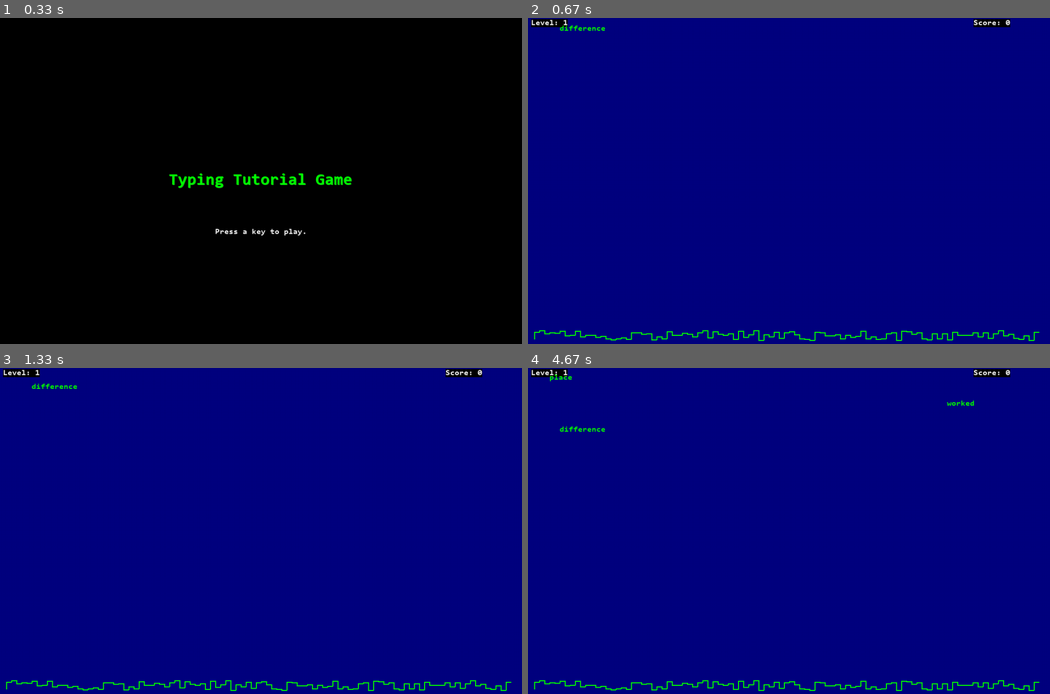
Above: before the commit, frames 1-4 (two rows, left to right).
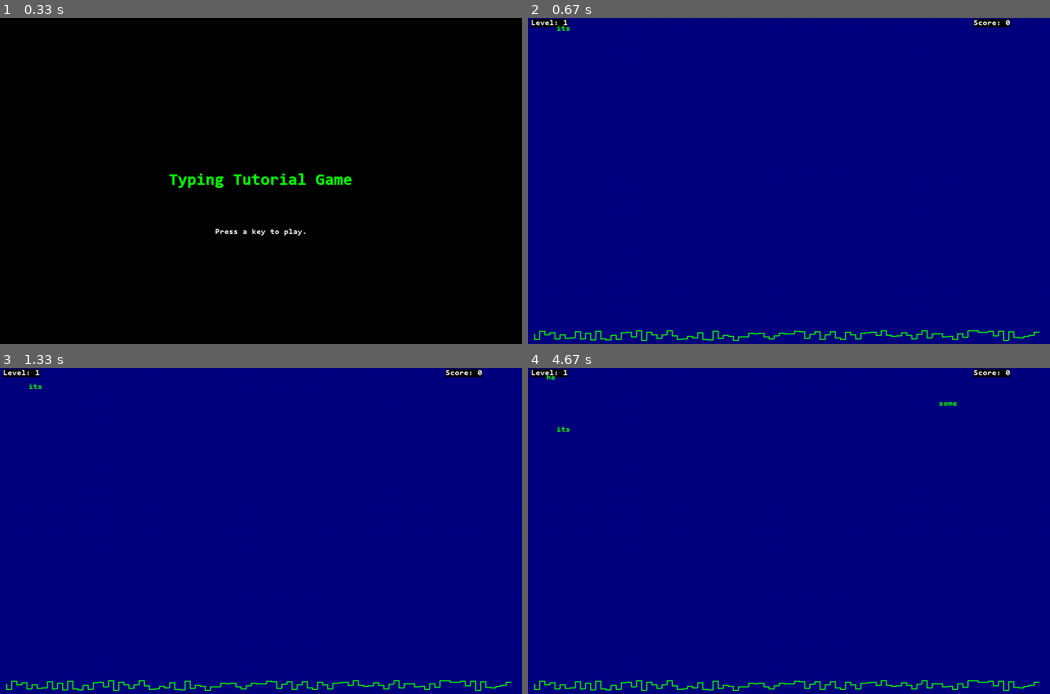
Above: after the commit, the same moments.

Repository: arynchoong/TypingTutorGame
Game: pygame game, started from python/src/game.py
Same seed, same stepped clock (60 frames per second), same inputs: the game is played once before the commit and once after it.
Inputs:
- Up to frame 1 (0.33 s): no input
- Up to frame 2 (0.67 s): tap Enter at 0.33 s
- Up to frame 3 (1.33 s): tap Space at 0.67 s
- Up to frame 4 (4.67 s): hold Esc from 4.5 s (still down)

Frame 1 is identical in both runs. In frame 2, 1.1% of the frame differs, in the area x 1-98%, y 2-100%; in frame 3, 1.1%; in frame 4, 1.3%, in the area x 1-98%, y 1-100%.

Commit message:
Code refactoring. Move cityline to object oriented

Diff:
--- a/python/src/game.py
+++ b/python/src/game.py
@@ -10,7 +10,7 @@
 from pygame.locals import *
 import math
 import random
-from words import *
+from objects import *
 
 #               R    G    B
 WHITE       = (255, 255, 255)
@@ -42,7 +42,7 @@
         self.fpsclock = pygame.time.Clock()
         self.add_timeout = 2000 # start with 2 seconds
         self.ydelta = 1
-        self.levels = 30 # number of levels in the game
+        self.game_object = None
         self.wordlist = self.init_words()
         self.levelwordcount = 1000
         self.levelwords = None
@@ -54,8 +54,6 @@
         self.level = 1
         self.score = 0
         self.high_score = 0
-        self.falling = None # active gameplay words
-        self.cityline = None
 
     def on_init(self):
         pygame.init()
@@ -95,7 +93,7 @@
             text = 'Game Over'
         elif self.state == SCORE:
             self.draw_status()
-            text = 'Score'
+            text = 'Score: ' + str(self.score)
         else:
             text = 'Playing'
         # This function displays large text in the
@@ -110,6 +108,13 @@
         titleRect.center = (int(self.width / 2)-1, int(self.height / 2)-1)
         self._display_surf.blit(titleSurf, titleRect)
 
+        if self.state == GAMEOVER:
+            text = 'Score: ' + str(self.score)
+            # Draw score
+            titleSurf, titleRect = self.text_objs(text, self.bigfont, GREEN)
+            titleRect.center = (int(self.width / 2), int(self.height / 2) - 100)
+            self._display_surf.blit(titleSurf, titleRect)
+
         # Draw the additional "Press a key to play." text.
         pressKeySurf, pressKeyRect = self.text_objs('Press a key to play.', self.font, WHITE)
         pressKeyRect.center = (int(self.width / 2), int(self.height / 2) + 100)
@@ -142,11 +147,13 @@
         return words_list
 
     def set_level_words(self, level):
-        if(20+(10*level) >= len(self.wordlist)):
+        if(20+(5*level) >= len(self.wordlist)):
             self.levelwords = self.wordlist.copy()
         else:
-            if len(self.wordlist) > (self.levelwordcount * level):
-                words = self.wordlist[:(self.levelwordcount * level)]
+            if len(self.wordlist) > (100+(self.levelwordcount * (level-1))):
+                words = self.wordlist[:(100+(self.levelwordcount * (level-1)))]
+            else:
+                words = self.wordlist
             # Randomly select, makesure there is no duplicate first char
             self.levelwords = []
             firstchar = []
@@ -158,6 +165,8 @@
                     firstchar.append(word[0])
                     self.levelwords.append(word)
                     i+=1
+                if len(firstchar)>20:
+                    firstchar = firstchar[-15:]
         return
 
     def text_objs(self, text, font, color):
@@ -172,8 +181,7 @@
         self.add_timeout = 2000
         while(self.state != GAMEOVER):
             self.set_level_words(self.level)
-            self.words = Words(self.levelwords)
-            self.init_cityline()
+            self.game_object = Objects(self.levelwords)
             self.keyhit = None
             while (self.state == PLAYING):
                 for event in pygame.event.get():
@@ -183,7 +191,7 @@
                 self.game_render()
                 self.fpsclock.tick(self.fps)
             # add delay and clear event queue from game
-            pygame.time.wait(100)
+            pygame.time.wait(500)
             pygame.event.clear()
             while (self.state == SCORE):
                 self.render_screen()
@@ -191,22 +199,13 @@
 
     def game_loop(self):
         # cityline
-        if all(flag == 0 for (flag, y) in self.cityline):
+        if self.game_object.is_gameover():
             self.state = GAMEOVER
             return
-
         # words
-        self.words.move(self.ydelta)
-        # check for cityline collision and remove
-        collision = [w for w in self.words.game_words if w.get_y() >= BOUNDY]
-        for w in collision:
-            startidx = int((w.get_x()-MARGINX) / 10)
-            endidx = (startidx + int((FONTWIDTH * w.get_len()) / 10))
-            for i in range(startidx, endidx+1):
-                self.cityline[i][0] = 0
-        self.words.cleanup()
-
-        if self.words.isEmpty():
+        self.game_object.move(self.ydelta)
+
+        if self.game_object.isEmpty():
             # level up
             self.level += 1
             self.state = SCORE
@@ -218,41 +217,17 @@
                 self.add_timeout -= 150
         else:
             self.game_add_word()
+            if self.typingflag:
+                if all(w.typedidx < 0 for w in self.game_object.game_words):
+                    self.typingflag = False
         return
 
     def game_add_word(self):
-        # calculate list of 10 city blocks available
-        avail_block = []
-        for idx, block in enumerate(self.cityline):
-            if block[0] == 1:
-                avail_block.append(idx)
-
-        if not self.words.game_words:
-            self.words.add_word(avail_block)
-            self.last_add = pygame.time.get_ticks()
-        else:
-            if ((pygame.time.get_ticks() - self.last_add)
-                  > self.add_timeout):
-                avail_block = self.check_words_city(avail_block)
-                self.words.add_word(avail_block)
+        if not self.game_object.game_words or \
+           ((pygame.time.get_ticks() - self.last_add) > self.add_timeout):
+            if self.game_object.add_word():
                 self.last_add = pygame.time.get_ticks()
-            if self.typingflag:
-                if all(w.typedidx < 0 for w in self.words.game_words):
-                    self.typingflag = False
-        return
-
-    def check_words_city(self, avail_block):
-        new_avail = avail_block.copy()
-        # remove blocks with words above them
-        for word in self.words.game_words:
-            startidx = int((word.get_x()-(MARGINX))/10)
-            endidx = startidx + int(word.get_len()/10)
-            for idx in range(startidx,endidx+1):
-                if idx in new_avail:
-                    new_avail.remove(idx)
-        if new_avail:
-            return new_avail
-        return avail_block
+        return
 
     def game_render(self):
         self._display_surf.fill(BLUE)
@@ -260,7 +235,7 @@
 
         # RENDER WORDS
         del_list = []
-        for word in self.words.game_words:
+        for word in self.game_object.game_words:
             if(word.typedidx > -1):
                 # typed
                 wordSurf, wordRect = self.text_objs(
@@ -281,13 +256,13 @@
                 self._display_surf.blit(wordSurf, wordRect)
 
         # RENDER CITYLINE
-        for i in range(1,len(self.cityline)):
-            if (self.cityline[i][0]==0):
+        for i in range(1, len(self.game_object.cityline)):
+            if (self.game_object.cityline.get_block(i).get_flag()==False):
                 continue
             startx = ((i-1)*10) + MARGINX*2
-            starty = 612 + self.cityline[i-1][1]
+            starty = 612 + self.game_object.cityline.get_block(i-1).get_height()
             endx = (i*10) + MARGINX*2
-            endy = 612 + self.cityline[i][1]
+            endy = 612 + self.game_object.cityline.get_block(i).get_height()
             pygame.draw.lines(self._display_surf, GREEN, False,
                              [(startx,starty), (startx,endy), (endx,endy)],
                              2)
@@ -315,9 +290,9 @@
     def game_event(self, event):
         if event.type == QUIT:
             self._running = False
-        if event.type == TEXTINPUT:
+        elif event.type == TEXTINPUT:
             self.keyhit = event.text
-        if event.type == KEYUP:
+        elif event.type == KEYUP:
             if event.key == K_ESCAPE:
                 self.state = GAMEOVER
 
@@ -325,32 +300,25 @@
         if not self.keyhit:
             return
         if(self.typingflag):
-            for word in self.words.game_words:
+            for word in self.game_object.game_words:
                 if word.typedidx != -1:
                     if word.text[word.typedidx+1] == self.keyhit:
                         if (word.typed() == False):
                             self.typingflag = False
-                            self.score += word.get_len()
+                            self.score += len(word)
                     else:
                         word.typed_reset()
                         self.typingflag = False
         else:
-            for word in self.words.game_words:
+            for word in self.game_object.game_words:
                 if word.text[0] == self.keyhit:
                     if(word.typed() != False):
                         self.typingflag = True
                     else:
                         self.score += 1
                     break
-        self.words.cleanup()
+        self.game_object.cleanup()
         self.keyhit = None
-        return
-
-    def init_cityline(self):
-        self.cityline = []
-        for i in range(int((self.width-MARGINX*2)/10)):
-            self.cityline.append([1, random.randint(1,20)])
-        self.cityline[-1][0] = 0
         return
 
 
--- /dev/null
+++ b/python/src/objects.py
@@ -0,0 +1,208 @@
+#!/usr/bin/env python3
+# -*- coding: utf-8 -*-
+"""
+Created on Mon Jul 15 22:29:17 2019
+
+@author: arynchoong
+Game objects
+"""
+import random
+
+SCREENWIDTH = 1024
+STARTY = 20
+MARGINX = 6
+BOUNDY = 600
+FONTWIDTH = 9 # based on Consolas Bold 16 pt font size
+
+class Word:
+    def __init__(self, word):
+        self.text = word
+        self.len = len(self.text)
+        self.x = 0
+        self.y = 6
+        self.typedidx = -1
+        self.surf = None
+        self.rect = None
+
+    def get_x(self):
+        return self.x
+    def set_x(self, x):
+        self.x = x
+        return
+    def get_y(self):
+        return self.y
+    def __len__(self):
+        return self.len
+    def move(self, delta):
+        self.y += delta
+        return self.y
+    def typed(self):
+        self.typedidx += 1
+        if (self.typedidx >= (self.len-1)):
+            # completed typing word
+            self.typedidx = -2
+            return False
+        return True
+    def typed_reset(self):
+        self.typedidx = -1
+        return
+    def set_remove(self):
+        self.typedidx = -2
+        return
+    def set_display(self, surf, rect):
+        self.surf = surf
+        self.rect = rect
+        return
+    def get_surf(self):
+        return self.surf
+    def get_rect(self):
+        return self.rect
+
+
+class Block:
+    def __init__(self, flag=True, height = 0):
+        self.flag = flag
+        self.height = height
+        return
+    def set_flag(self, flag):
+        self.flag = flag
+        return
+    def get_flag(self):
+        return self.flag
+    def set_height(self, height):
+        self.height = height
+        return
+    def get_height(self):
+        return self.height
+
+class Cityline:
+    def __init__(self):
+        self.len = int((SCREENWIDTH-MARGINX*2)/10)
+        # Create cityline
+        self.cityline = []
+        # with 10 px blocks, randomize building height
+        for i in range(self.len):
+            # each block is (flag,height)
+            self.cityline.append(Block(True, random.randint(1,20)))
+        # n blocks require n+1 coordinates. last block redundant
+        self.cityline[-1].set_flag(False)
+        return
+
+    def __iter__(self):
+        return CityIterator(self.cityline)
+
+    def __len__(self):
+        return self.len
+
+    def check_gameover(self):
+        if all(block.get_flag() == False for block in self.cityline):
+            return True
+        return False
+
+    def del_blocks(self, startx, strlen):
+        startidx = int((startx-MARGINX) / 10)
+        endidx = (startidx + int((FONTWIDTH * strlen) / 10))
+        if endidx >= self.len:
+            endidx = self.len-1
+        for i in range(startidx, endidx+1):
+            self.cityline[i].set_flag(False)
+        return
+
+    def get_block(self, index):
+        return self.cityline[index]
+
+class CityIterator:
+    def __init__(self, city):
+        self.city = city
+        self.index = 0
+
+    def __next__(self):
+        try:
+            block = self.city[self.index]
+        except IndexError:
+            raise StopIteration()
+        self.index += 1
+        return block
+
+    def __iter__(self):
+        return self
+
+
+class Objects:
+    def __init__(self, wordlist=None, font_size=16):
+        if wordlist == None:
+            self.wordlist = ['a','b','c','d','e','f','g','h','i','j','k',
+                             'l','m','n','o','p','q','r','s','t','u','v',
+                             'x','y','z']
+            random.shuffle(self.wordlist)
+        else:
+            self.wordlist = wordlist
+        self.max_x = SCREENWIDTH - MARGINX
+        self.font_size = font_size
+        self.game_words = []
+        self.cityline = Cityline()
+
+    def add_word(self):
+        if not self.wordlist:
+            return False
+
+        # calculate list of city blocks available
+        avail_block = []
+        for idx, block in enumerate(self.cityline):
+            if block.get_flag() == True:
+                avail_block.append(idx)
+        # remove blocks with words already above
+        if self.game_words:
+            new_avail = avail_block.copy()
+            for word in self.game_words:
+                startidx = int((word.get_x()-(MARGINX))/10)
+                endidx = startidx + int(len(word)/10)
+                for idx in range(startidx,endidx+1):
+                    if idx in new_avail:
+                        new_avail.remove(idx)
+            if new_avail:
+                avail_block = new_avail
+
+        word = Word(self.wordlist.pop(0))
+        # calculate max x of word
+        bound_x = self.max_x - (FONTWIDTH * len(word))
+        if not avail_block:
+            word.set_x(random.randint(MARGINX*2,bound_x))
+        else:
+            # randomly select block
+            idx = random.choice(avail_block)
+            # calculate start x of word
+            if ((idx*10)+MARGINX) > bound_x:
+                word.set_x(bound_x)
+            else:
+                word.set_x((idx*10)+MARGINX)
+        self.game_words.append(word)
+        return True
+
+    def move(self, delta):
+        # move all game words downwards
+        if not self.game_words:
+            return
+        for word in self.game_words:
+            word.move(delta)
+            if word.get_y() >= BOUNDY:
+                word.set_remove()
+                self.cityline.del_blocks(word.get_x(),len(word))
+        self.cleanup()
+        return
+
+    def isEmpty(self):
+        if self.wordlist:
+            return False
+        if self.game_words:
+            return False
+        return True
+
+    def cleanup(self):
+        if not self.game_words:
+            return
+        # remove words from game_words with word.typedidx == -2
+        self.game_words = [w for w in self.game_words if w.typedidx != -2]
+
+    def is_gameover(self):
+        return self.cityline.check_gameover()
--- a/python/src/words.py
+++ /dev/null
@@ -1,113 +0,0 @@
-#!/usr/bin/env python3
-# -*- coding: utf-8 -*-
-"""
-Created on Mon Jul 15 22:29:17 2019
-
-@author: arynchoong
-Game objects
-"""
-import random
-
-STARTY = 20
-MARGINX = 6
-BOUNDY = 600
-FONTWIDTH = 9 # based on Consolas Bold 16 pt font size
-
-class Word:
-    def __init__(self, word):
-        self.text = word
-        self.len = len(self.text)
-        self.x = 0
-        self.y = 6
-        self.typedidx = -1
-        self.surf = None
-        self.rect = None
-
-    def get_x(self):
-        return self.x
-    def set_x(self, x):
-        self.x = x
-        return
-    def get_y(self):
-        return self.y
-    def get_len(self):
-        return self.len
-    def move(self, delta):
-        self.y += delta
-        return self.y
-    def typed(self):
-        self.typedidx += 1
-        if (self.typedidx >= (self.len-1)):
-            # completed typing word
-            self.typedidx = -2
-            return False
-        return True
-    def typed_reset(self):
-        self.typedidx = -1
-        return
-    def set_remove(self):
-        self.typedidx = -2
-        return
-    def set_display(self, surf, rect):
-        self.surf = surf
-        self.rect = rect
-        return
-    def get_surf(self):
-        return self.surf
-    def get_rect(self):
-        return self.rect
-
-class Words:
-    def __init__(self, wordlist=None, max_x=1000, font_size=16):
-        if wordlist == None:
-            self.wordlist = ['a','b','c','d','e','f','g','h','i','j','k',
-                             'l','m','n','o','p','q','r','s','t','u','v',
-                             'x','y','z']
-            random.shuffle(self.wordlist)
-        else:
-            self.wordlist = wordlist
-        self.max_x = max_x
-        self.font_size = font_size
-        self.game_words = []
-
-    def add_word(self, avail_block = None):
-        if not self.wordlist:
-            return False
-        else:
-            word = Word(self.wordlist.pop(0))
-            # calculate max x of word
-            bound_x = self.max_x - (FONTWIDTH * word.get_len())
-            if not avail_block:
-                word.set_x(random.randint(MARGINX*2,bound_x))
-            else:
-                # randomly select block
-                idx = random.choice(avail_block)
-                # calculate start x of word
-                if (idx*10) > bound_x:
-                    word.set_x(bound_x)
-                else:
-                    word.set_x((idx*10)+(MARGINX*2))
-            self.game_words.append(word)
-            return True
-
-    def move(self, delta):
-        if not self.game_words:
-            return
-        for word in self.game_words:
-            word.move(delta)
-            if word.y >= BOUNDY:
-                word.set_remove()
-        return
-
-    def isEmpty(self):
-        if self.wordlist:
-            return False
-        if self.game_words:
-            return False
-        return True
-
-    def cleanup(self):
-        if not self.game_words:
-            return
-        # remove words from game_words with word.typedidx == -2
-        self.game_words = [w for w in self.game_words if w.typedidx != -2]
